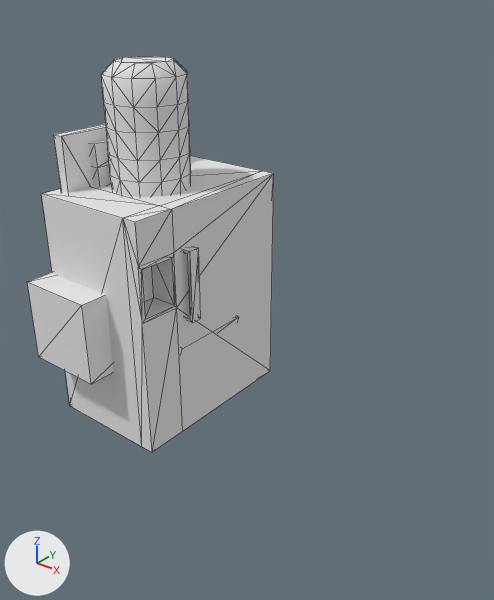
What one commit did to the COLLADA model objects3d/civilian_loot.dae.
Both versions are drawn from a 50 mm lens placed at (48.0, -39.5, 28.8), pointed at (16.4, 0.0, 4.3). Arrows for +X, +Y and +Z are at lower left; the lights stay in place. Mesh edges are drawn as thin lines. Where no turn or scale is listed for an object, it has been applied to the vertices.

The first picture shows 'Loot01', 'Loot03', 'Loot07', 'Loot11', 'Loot12'.
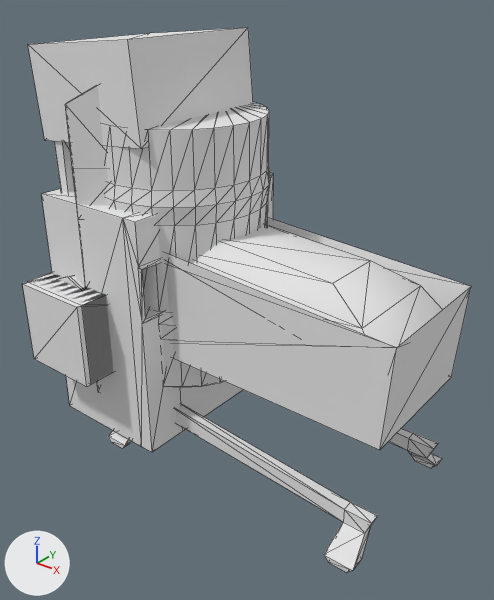
Where the newer file only moved an object's origin or applied its transform, the numbers keep the older frame.

Boxes [x1, y1, x2, y2] around the edits, measured in the pictures (494 x 600 px):
'Loot020', added
    after: [108, 218, 471, 572]
'Loot024', added
    after: [105, 102, 271, 387]
'Loot017', added
    after: [28, 28, 253, 149]
'Loot014', added
    after: [23, 275, 113, 386]
'Loot023', added
    after: [65, 85, 108, 393]
'Loot018', added
    after: [58, 277, 80, 288]
'Loot12', unchanged, covered by the edit
    before: [101, 56, 191, 197]
'Loot07', unchanged, covered by the edit
    before: [27, 273, 114, 384]
    after: [28, 273, 114, 384]
'Loot01', unchanged, covered by the edit
    before: [53, 124, 107, 193]
    after: [54, 141, 75, 193]

Edits to the bpy script that builds the scene:
```text
Add me_loot024mesh:
    me_loot024mesh.from_pydata(...)  # 252 vertices, 500 faces; spans x -7.5..7.5, y -7.5..7.5, z -1.3..20.0
    me_loot024mesh.materials.append(mat_01___default)  # its picture is missing
Add me_loot023mesh:
    me_loot023mesh.from_pydata(...)  # 48 vertices, 92 faces; spans x -1.9..1.4, y -7.3..7.4, z -5.9..21.9
    me_loot023mesh.materials.append(mat_01___default)  # its picture is missing
Add me_loot018mesh:
    me_loot018mesh.from_pydata(...)  # 23 vertices, 42 faces; spans x -2.9..3.0, y 0.0..17.6, z -3.5..2.9
    me_loot018mesh.materials.append(mat_01___default)  # its picture is missing
Add me_loot020mesh:
    me_loot020mesh.from_pydata(...)  # 124 vertices, 248 faces; spans x -18.2..12.3, y -8.4..8.4, z -10.2..11.4
    me_loot020mesh.materials.append(mat_01___default)  # its picture is missing
Add me_loot017mesh:
    me_loot017mesh.from_pydata(...)  # 32 vertices, 48 faces; spans x -6.3..5.6, y -6.4..6.4, z -2.5..22.7
    me_loot017mesh.materials.append(mat_01___default)  # its picture is missing
Add me_loot014mesh:
    me_loot014mesh.from_pydata(...)  # a box spanning x -3.8..3.3, y -10.4..10.4, z -3.6..3.6
    me_loot014mesh.materials.append(mat_01___default)  # its picture is missing
Add ob_loot024:
    ob_loot024 = bpy.data.objects.new('Loot024', me_loot024mesh)
    ob_loot024.location = (8.96, 0.61, -1.4)
Add ob_loot023:
    ob_loot023 = bpy.data.objects.new('Loot023', me_loot023mesh)
    ob_loot023.location = (7.57, -0.65, 0.0)
Add ob_loot018:
    ob_loot018 = bpy.data.objects.new('Loot018', me_loot018mesh)
    ob_loot018.location = (4.21, -8.44, 2.97)
Add ob_loot020:
    ob_loot020 = bpy.data.objects.new('Loot020', me_loot020mesh)
    ob_loot020.location = (20.07, 0.3, 0.0)
Add ob_loot017:
    ob_loot017 = bpy.data.objects.new('Loot017', me_loot017mesh)
    ob_loot017.location = (6.47, -0.09, 1.78)
Add ob_loot014:
    ob_loot014 = bpy.data.objects.new('Loot014', me_loot014mesh)
    ob_loot014.location = (5.02, -0.42, 1.68)
```
